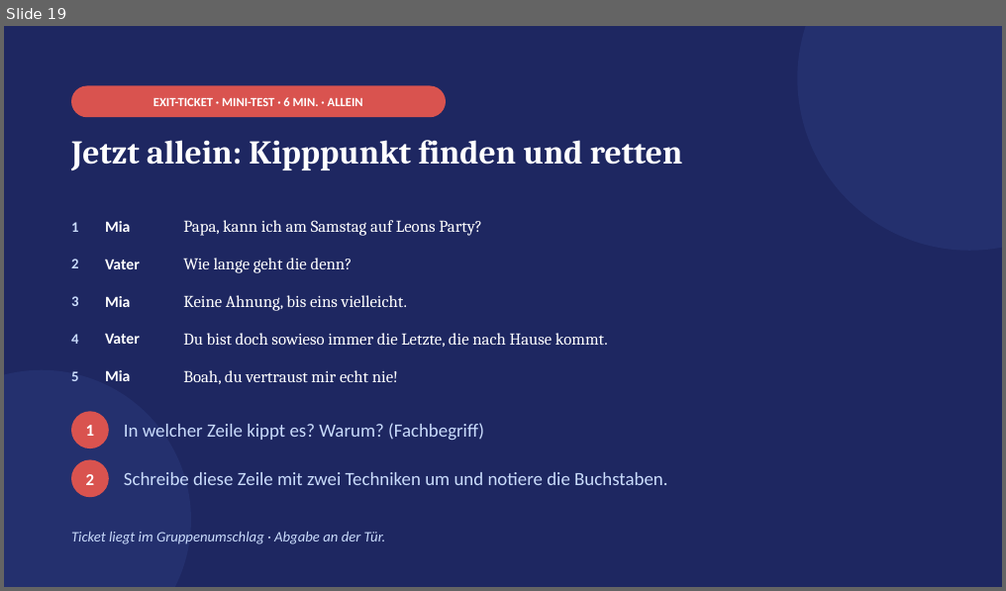
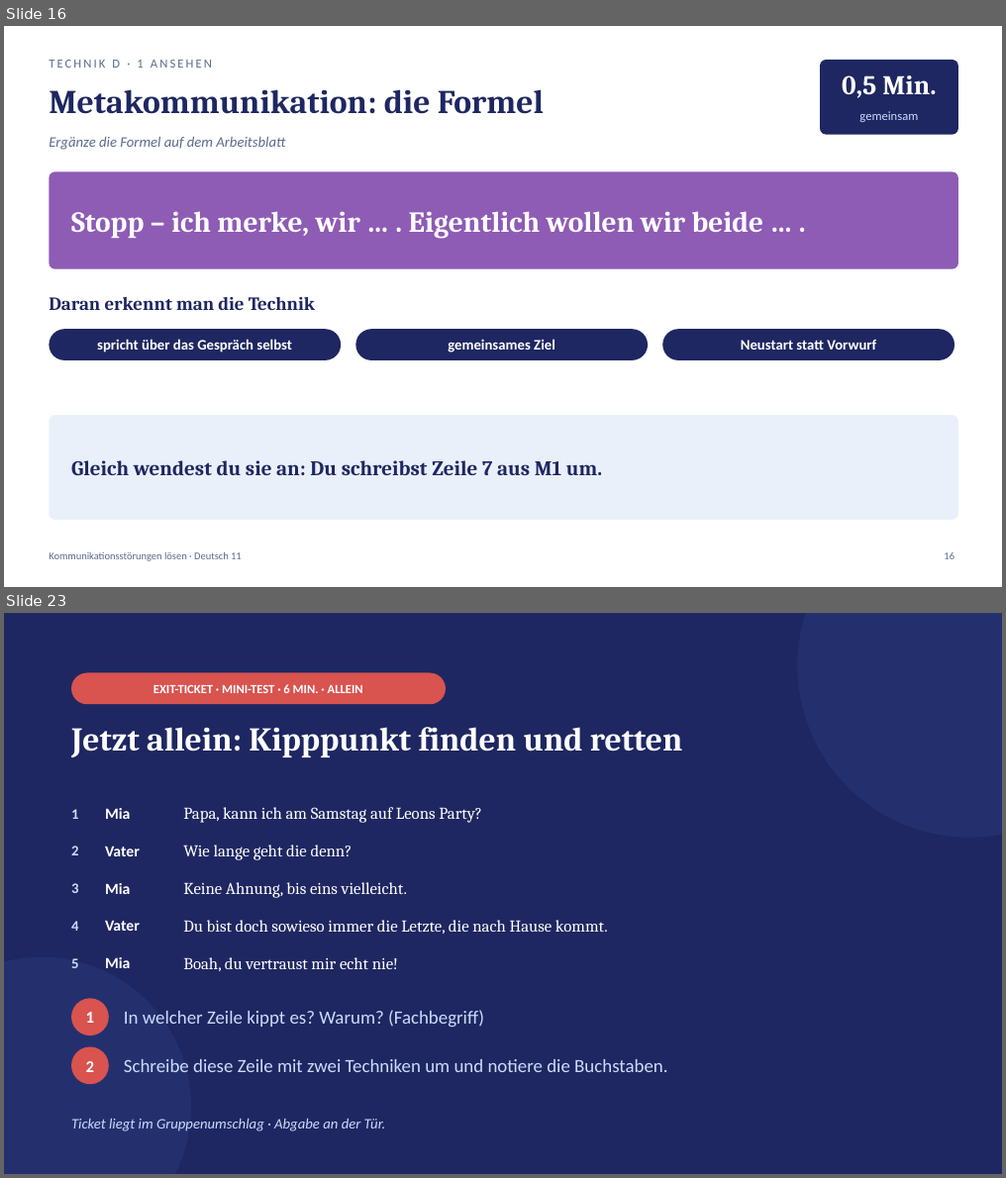
Before and after one commit to golzkonstantin-gif/Schule, a slide deck: Deutsch_11/Kommunikationsstoerungen_loesen/Praesentation_Kommunikationsstoerungen_loesen.pptx. Shown one above the other, each under a label of ours: slide 19 before the commit, slides 16 and 23 after it; the slides between them are not shown. The pictures are 1006x591 and 1006x1178 pixels, drawn with LibreOffice and Linux fonts; fonts in the diff are those of the drawing. Boxes give left, top, right and bottom in pixels: in the first picture for what was removed or moved away, otherwise in the second. Text is boxed around its words. In the diff, an @@ line names an element or a change of style, - is before the commit and + after.

```diff
--- a/Deutsch_11/Kommunikationsstoerungen_loesen/Praesentation_Kommunikationsstoerungen_loesen.pptx
+++ b/Deutsch_11/Kommunikationsstoerungen_loesen/Praesentation_Kommunikationsstoerungen_loesen.pptx
@@ slide 16 added at (4, 26, 1002, 587), background #FFFFFF @@
@@ text added at (49, 60, 212, 68), 12 pt, text #5B6B8C @@
+TECHNIK D · 1 ANSEHEN
@@ rounded rectangle added at (820, 60, 958, 135), fill #1E2761 @@
@@ text added at (842, 76, 936, 98), 26 pt, text #FFFFFF, bold @@
+0,5 Min.
@@ text added at (49, 89, 544, 114), 32 pt, text #1E2761, bold @@
+Metakommunikation: die Formel
@@ text added at (859, 111, 918, 122), 12 pt, text #CADCFC @@
+gemeinsam
@@ text added at (49, 137, 285, 150), 14 pt, text #5B6B8C, italic @@
+Ergänze die Formel auf dem Arbeitsblatt
@@ rounded rectangle added at (49, 172, 958, 270), fill #8E5BB5 @@
@@ text added at (71, 211, 764, 238), 28 pt, text #FFFFFF, bold @@
+Stopp – ich merke, wir … . Eigentlich wollen wir beide … .
@@ text added at (49, 297, 315, 310), 18 pt, text #1E2761, bold @@
+Daran erkennt man die Technik
@@ rounded rectangle added at (49, 329, 341, 361), fill #1E2761 @@
@@ text added at (97, 339, 292, 353), 14 pt, text #FFFFFF, bold @@
+spricht über das Gespräch selbst
@@ rounded rectangle added at (355, 329, 648, 361), fill #1E2761 @@
@@ text added at (448, 339, 555, 353), 14 pt, text #FFFFFF, bold @@
+gemeinsames Ziel
@@ rounded rectangle added at (662, 329, 954, 361), fill #1E2761 @@
@@ text added at (741, 339, 876, 350), 14 pt, text #FFFFFF, bold @@
+Neustart statt Vorwurf
@@ rounded rectangle added at (49, 415, 958, 520), fill #EAF0FA @@
@@ text added at (71, 461, 602, 475), 20 pt, text #1E2761, bold @@
+Gleich wendest du sie an: Du schreibst Zeile 7 aus M1 um.
@@ text added at (49, 552, 242, 562), 10 pt, text #5B6B8C @@
+Kommunikationsstörungen lösen · Deutsch 11
@@ text added at (944, 553, 954, 560), 10 pt, text #5B6B8C @@
+16
@@ what was slide 19 is now slide 23 @@
```
Also in this commit, not shown: 12 slides changed, 3 other slides added, 8 other files.
